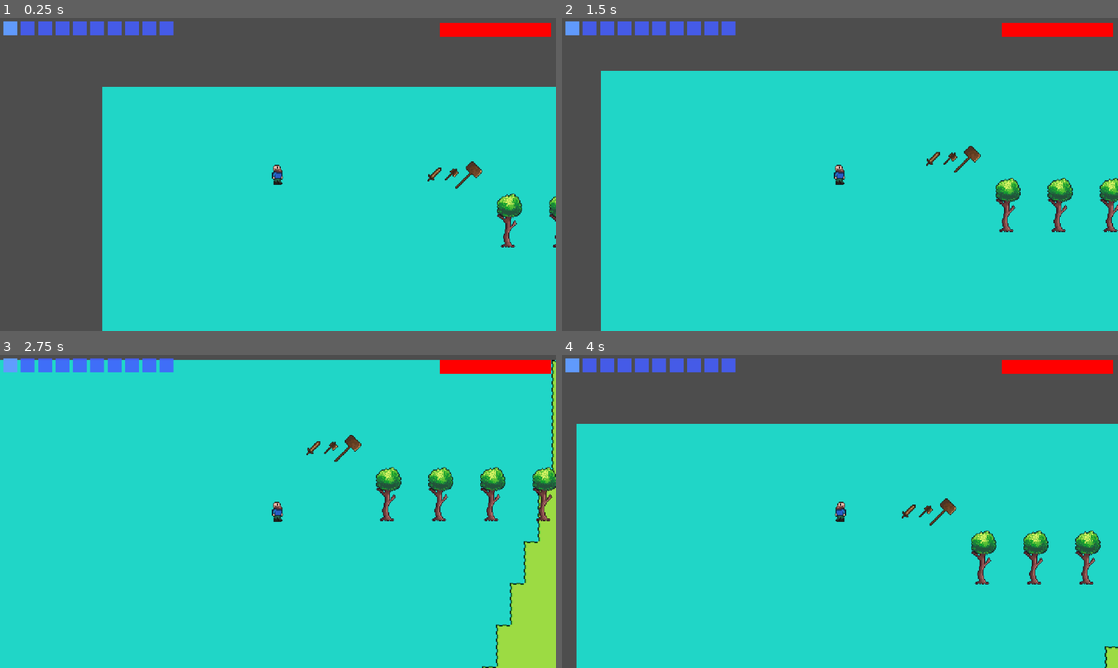
Above: before the commit, frames 1-4 (two rows, left to right).
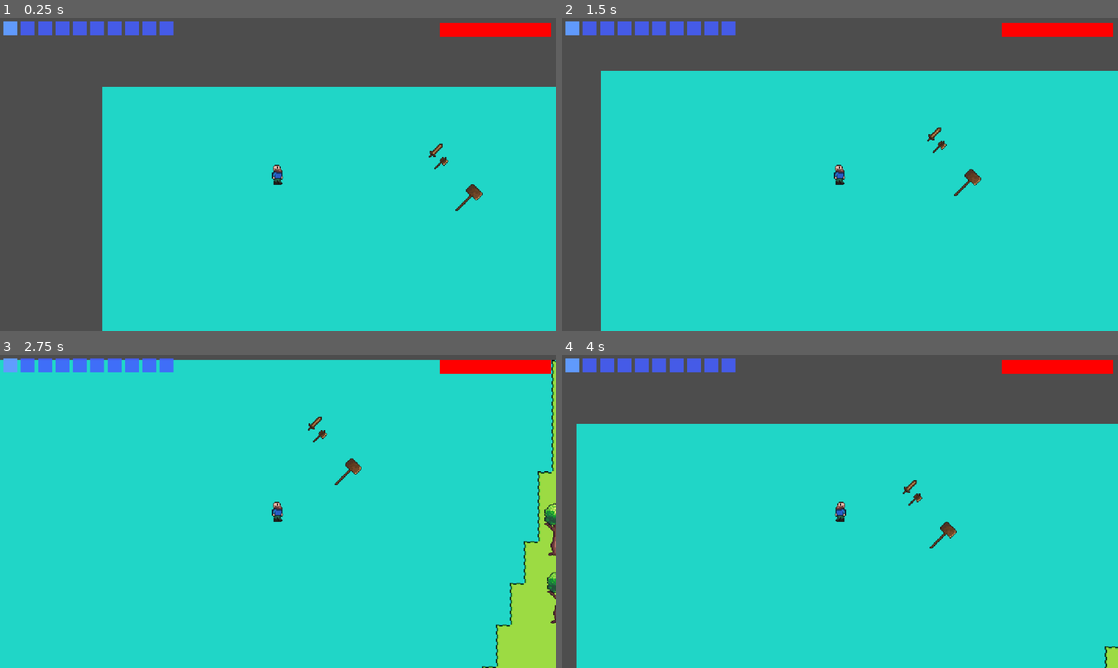
Above: after the commit, the same moments.

Repository: spsJakubSzydlowski/Evergrint
Game: Godot game, scene res://scenes/main.tscn
The game is run twice, just before and just after one commit, with the same random seed, the same clock (stepped at 60 frames per second) and the same inputs.
Inputs (mouse positions are in pixels of both pictures, inside the frame that each line leads up to):
- Up to frame 1 (0.25 s): no input
- Up to frame 2 (1.5 s): tap Enter at 0.5 s; move the mouse to (573, 27) at 0.52 s; hold Right 0.53-1.28 s; tap A (a) at 0.6 s; click (573, 27) at 0.67 s; tap D (d) at 0.8, 1.35 s; move the mouse to (589, 27) at 1.27 s; hold Down from 1.28 s (still down); click (589, 27) at 1.42 s
- Up to frame 3 (2.75 s): tap S (s) at 1.55, 2.1 s; move the mouse to (11, 364) at 2.02 s; release Down at 2.03 s; hold Right from 2.03 s (still down); click (11, 364) at 2.17 s; tap W (w) at 2.3 s
- Up to frame 4 (4 s): move the mouse to (589, 364) at 2.77 s; release Right at 2.78 s; hold Up 2.78-3.53 s; tap W (w) at 2.85 s; click (589, 364) at 2.92 s; tap A (a) at 3.05, 3.6 s; move the mouse to (573, 364) at 3.52 s; hold Left from 3.53 s (still down); click (573, 364) at 3.67 s; tap D (d) at 3.8 s

The runs differ from the first frame. In frame 1, 1.0% of the frame differs, in the area x 76-100%, y 40-74%; in frame 2, 1.7%; in frame 3, 2.5%, in the area x 55-100%, y 19-86%; in frame 4, 1.7%.

Commit message:
Added random spawn of trees

Diff:
--- a/data/Evergrint.json
+++ b/data/Evergrint.json
@@ -356,9 +356,9 @@
 						},
 						{
 							"item": "iron_sword",
-							"weight": 50,
-							"amount_min": 8,
-							"amount_max": 10
+							"weight": 1,
+							"amount_min": 1,
+							"amount_max": 1
 						}
 					]
 				},
--- a/scenes/UI/inventory_slot.tscn
+++ b/scenes/UI/inventory_slot.tscn
@@ -69,5 +69,5 @@
 size_flags_vertical = 0
 theme_override_colors/font_outline_color = Color(0, 0, 0, 1)
 theme_override_constants/outline_size = 2
-theme_override_font_sizes/font_size = 8
+theme_override_font_sizes/font_size = 12
 theme_override_styles/normal = SubResource("StyleBoxEmpty_l3fr4")
--- a/scenes/main.tscn
+++ b/scenes/main.tscn
@@ -20,6 +20,7 @@
 0:0/0/terrains_peering_bit/top_side = 0
 0:0/0/terrains_peering_bit/top_right_corner = 0
 0:0/0/custom_data_0 = true
+0:0/0/custom_data_1 = true
 1:0/0 = 0
 2:0/0 = 0
 3:0/0 = 0
@@ -41,6 +42,7 @@
 1:2/0/terrains_peering_bit/bottom_left_corner = 0
 1:2/0/terrains_peering_bit/top_right_corner = 0
 1:2/0/custom_data_0 = true
+1:2/0/custom_data_1 = true
 2:2/0 = 0
 2:2/0/terrain_set = 0
 2:2/0/terrain = 0
@@ -52,6 +54,7 @@
 2:2/0/terrains_peering_bit/top_left_corner = 0
 2:2/0/terrains_peering_bit/top_right_corner = 0
 2:2/0/custom_data_0 = true
+2:2/0/custom_data_1 = true
 3:2/0 = 0
 3:2/0/terrain_set = 0
 3:2/0/terrain = 0
@@ -61,6 +64,7 @@
 3:2/0/terrains_peering_bit/left_side = 0
 3:2/0/terrains_peering_bit/top_left_corner = 0
 3:2/0/custom_data_0 = true
+3:2/0/custom_data_1 = true
 1:3/0 = 0
 1:3/0/terrain_set = 0
 1:3/0/terrain = 0
@@ -72,6 +76,7 @@
 1:3/0/terrains_peering_bit/top_side = 0
 1:3/0/terrains_peering_bit/top_right_corner = 0
 1:3/0/custom_data_0 = true
+1:3/0/custom_data_1 = true
 3:4/0 = 0
 3:4/0/terrain_set = 0
 3:4/0/terrain = 0
@@ -81,6 +86,7 @@
 3:4/0/terrains_peering_bit/top_side = 0
 3:4/0/terrains_peering_bit/top_right_corner = 0
 3:4/0/custom_data_0 = true
+3:4/0/custom_data_1 = true
 3:3/0 = 0
 3:3/0/terrain_set = 0
 3:3/0/terrain = 0
@@ -92,6 +98,7 @@
 3:3/0/terrains_peering_bit/top_side = 0
 3:3/0/terrains_peering_bit/top_right_corner = 0
 3:3/0/custom_data_0 = true
+3:3/0/custom_data_1 = true
 2:3/0 = 0
 2:3/0/terrain_set = 0
 2:3/0/terrain = 0
@@ -100,6 +107,7 @@
 2:3/0/terrains_peering_bit/top_left_corner = 0
 2:3/0/terrains_peering_bit/top_right_corner = 0
 2:3/0/custom_data_0 = true
+2:3/0/custom_data_1 = true
 2:4/0 = 0
 2:4/0/terrain_set = 0
 2:4/0/terrain = 0
@@ -111,6 +119,7 @@
 2:4/0/terrains_peering_bit/top_side = 0
 2:4/0/terrains_peering_bit/top_right_corner = 0
 2:4/0/custom_data_0 = true
+2:4/0/custom_data_1 = true
 1:4/0 = 0
 1:4/0/terrain_set = 0
 1:4/0/terrain = 0
@@ -120,6 +129,7 @@
 1:4/0/terrains_peering_bit/top_side = 0
 1:4/0/terrains_peering_bit/top_right_corner = 0
 1:4/0/custom_data_0 = true
+1:4/0/custom_data_1 = true
 4:3/0 = 0
 4:3/0/terrain_set = 0
 4:3/0/terrain = 0
@@ -129,6 +139,7 @@
 4:3/0/terrains_peering_bit/top_left_corner = 0
 4:3/0/terrains_peering_bit/top_right_corner = 0
 4:3/0/custom_data_0 = true
+4:3/0/custom_data_1 = true
 5:3/0 = 0
 5:3/0/terrain_set = 0
 5:3/0/terrain = 0
@@ -139,6 +150,7 @@
 5:3/0/terrains_peering_bit/top_left_corner = 0
 5:3/0/terrains_peering_bit/top_right_corner = 0
 5:3/0/custom_data_0 = true
+5:3/0/custom_data_1 = true
 4:2/0 = 0
 4:2/0/terrain_set = 0
 4:2/0/terrain = 0
@@ -150,6 +162,7 @@
 4:2/0/terrains_peering_bit/top_side = 0
 4:2/0/terrains_peering_bit/top_right_corner = 0
 4:2/0/custom_data_0 = true
+4:2/0/custom_data_1 = true
 5:2/0 = 0
 5:2/0/terrain_set = 0
 5:2/0/terrain = 0
@@ -160,6 +173,7 @@
 5:2/0/terrains_peering_bit/top_side = 0
 5:2/0/terrains_peering_bit/top_right_corner = 0
 5:2/0/custom_data_0 = true
+5:2/0/custom_data_1 = true
 6:2/0 = 0
 6:2/0/terrain_set = 0
 6:2/0/terrain = 0
@@ -170,6 +184,7 @@
 6:2/0/terrains_peering_bit/top_side = 0
 6:2/0/terrains_peering_bit/top_right_corner = 0
 6:2/0/custom_data_0 = true
+6:2/0/custom_data_1 = true
 4:4/0 = 0
 4:4/0/terrain_set = 0
 4:4/0/terrain = 0
@@ -180,6 +195,7 @@
 4:4/0/terrains_peering_bit/top_side = 0
 4:4/0/terrains_peering_bit/top_right_corner = 0
 4:4/0/custom_data_0 = true
+4:4/0/custom_data_1 = true
 4:5/0 = 0
 4:5/0/terrain_set = 0
 4:5/0/terrain = 0
@@ -189,6 +205,7 @@
 4:5/0/terrains_peering_bit/top_side = 0
 4:5/0/terrains_peering_bit/top_right_corner = 0
 4:5/0/custom_data_0 = true
+4:5/0/custom_data_1 = true
 5:4/0 = 0
 5:4/0/terrain_set = 0
 5:4/0/terrain = 0
@@ -198,6 +215,7 @@
 5:4/0/terrains_peering_bit/top_left_corner = 0
 5:4/0/terrains_peering_bit/top_right_corner = 0
 5:4/0/custom_data_0 = true
+5:4/0/custom_data_1 = true
 6:3/0 = 0
 6:3/0/terrain_set = 0
 6:3/0/terrain = 0
@@ -207,6 +225,7 @@
 6:3/0/terrains_peering_bit/top_left_corner = 0
 6:3/0/terrains_peering_bit/top_right_corner = 0
 6:3/0/custom_data_0 = true
+6:3/0/custom_data_1 = true
 7:3/0 = 0
 7:3/0/terrain_set = 0
 7:2/0 = 0
@@ -222,6 +241,8 @@
 terrain_set_0/terrain_0/color = Color(0.6117647, 0.011764706, 0.2627451, 1)
 custom_data_layer_0/name = "can_spawn"
 custom_data_layer_0/type = 1
+custom_data_layer_1/name = "trees"
+custom_data_layer_1/type = 1
 sources/0 = SubResource("TileSetAtlasSource_1bvp3")
 
 [node name="main" type="Node2D"]
@@ -232,8 +253,8 @@
 tile_set = SubResource("TileSet_0xm2m")
 script = ExtResource("3_jyhfs")
 
-[node name="Timer" type="Timer" parent="."]
-wait_time = 0.1
+[node name="EntitySpawnTimer" type="Timer" parent="."]
+wait_time = 0.5
 autostart = true
 
 [node name="UI" parent="." groups=["ui"] instance=ExtResource("5_tbgi4")]
@@ -241,4 +262,4 @@
 [node name="DeathScreen" parent="." instance=ExtResource("5_tefeu")]
 visible = false
 
-[connection signal="timeout" from="Timer" to="." method="_on_timer_timeout"]
+[connection signal="timeout" from="EntitySpawnTimer" to="." method="_on_timer_timeout"]
--- a/scenes/world_resource.tscn
+++ b/scenes/world_resource.tscn
@@ -3,7 +3,7 @@
 [ext_resource type="Script" uid="uid://csvgao43fby5h" path="res://scripts/world_resource.gd" id="1_m5ijx"]
 
 [sub_resource type="RectangleShape2D" id="RectangleShape2D_s2mhn"]
-size = Vector2(31, 71)
+size = Vector2(31, 54)
 
 [node name="world_resource" type="StaticBody2D"]
 script = ExtResource("1_m5ijx")
@@ -11,7 +11,7 @@
 [node name="hurt_box" type="Area2D" parent="."]
 
 [node name="CollisionShape2D" type="CollisionShape2D" parent="hurt_box"]
-position = Vector2(15.5, 35.5)
+position = Vector2(16, 39)
 shape = SubResource("RectangleShape2D_s2mhn")
 
 [node name="Sprite2D" type="Sprite2D" parent="."]
--- a/scripts/autoloads/DataManager.gd
+++ b/scripts/autoloads/DataManager.gd
@@ -85,7 +85,7 @@
 func get_resource(id):
 	return db_data.get("Resources", {}).get(id)
 
-func spawn_item(id: String, pos : Vector2, drop = false):
+func spawn_item(id: String, pos : Vector2, drop = true):
 	if not is_loaded:
 		await get_tree().create_timer(0.1).timeout
 
@@ -140,10 +140,12 @@
 	if not is_loaded:
 		await get_tree().create_timer(0.1).timeout
 
-	var resource_scene = preload("res://scenes/world_resource.tscn")
-	var resource_instance = resource_scene.instantiate()
+	(func():
+		var resource_scene = preload("res://scenes/world_resource.tscn")
+		var resource_instance = resource_scene.instantiate()
 
-	get_tree().current_scene.add_child(resource_instance)
-	resource_instance.position = pos
+		get_tree().current_scene.add_child(resource_instance)
+		resource_instance.position = pos
 
-	resource_instance.initialize(id)
+		resource_instance.initialize(id)
+	).call_deferred()
--- a/scripts/generate_surface.gd
+++ b/scripts/generate_surface.gd
@@ -1,9 +1,10 @@
 extends TileMapLayer
 
-var noise = FastNoiseLite.new()
 var river_noise = FastNoiseLite.new()
 var world_width = 200
 var world_height = 200
+
+var tree_count = 1000
 
 func _ready() -> void:
 	river_noise.seed = randi() + 1
@@ -11,6 +12,7 @@
 	river_noise.noise_type = FastNoiseLite.TYPE_PERLIN
 
 	generate_surface()
+	spawn_trees()
 
 func generate_surface():
 	var grass_tiles : Array[Vector2i] = []
@@ -32,3 +34,19 @@
 
 	for pos in water_tiles:
 		self.set_cell(pos, 0, Vector2i(0, 2))
+
+func spawn_trees():
+	var all_cells = get_used_cells()
+	var spawned = 0
+
+	while spawned < tree_count:
+		var random_map_pos = all_cells.pick_random()
+		var world_pos = map_to_local(random_map_pos)
+		world_pos += Vector2(randi_range(-10, 10), randi_range(-10, 10))
+
+		var tile_data = get_cell_tile_data(random_map_pos)
+
+		if tile_data and tile_data.get_custom_data("trees"):
+
+			DataManager.spawn_resource("oak_tree", world_pos)
+			spawned += 1
--- a/scripts/main.gd
+++ b/scripts/main.gd
@@ -16,10 +16,6 @@
 	DataManager.spawn_item("wooden_sword", Vector2(380, 100))
 	DataManager.spawn_item("wooden_axe", Vector2(400, 100))
 	DataManager.spawn_item("wooden_hammer", Vector2(420, 100))
-
-
-	for i in range(10):
-		DataManager.spawn_resource("oak_tree", Vector2(450 + i * 60, 120))
 
 func spawn_entity():
 	var current_enemy_count = get_tree().get_nodes_in_group("entity").size()
